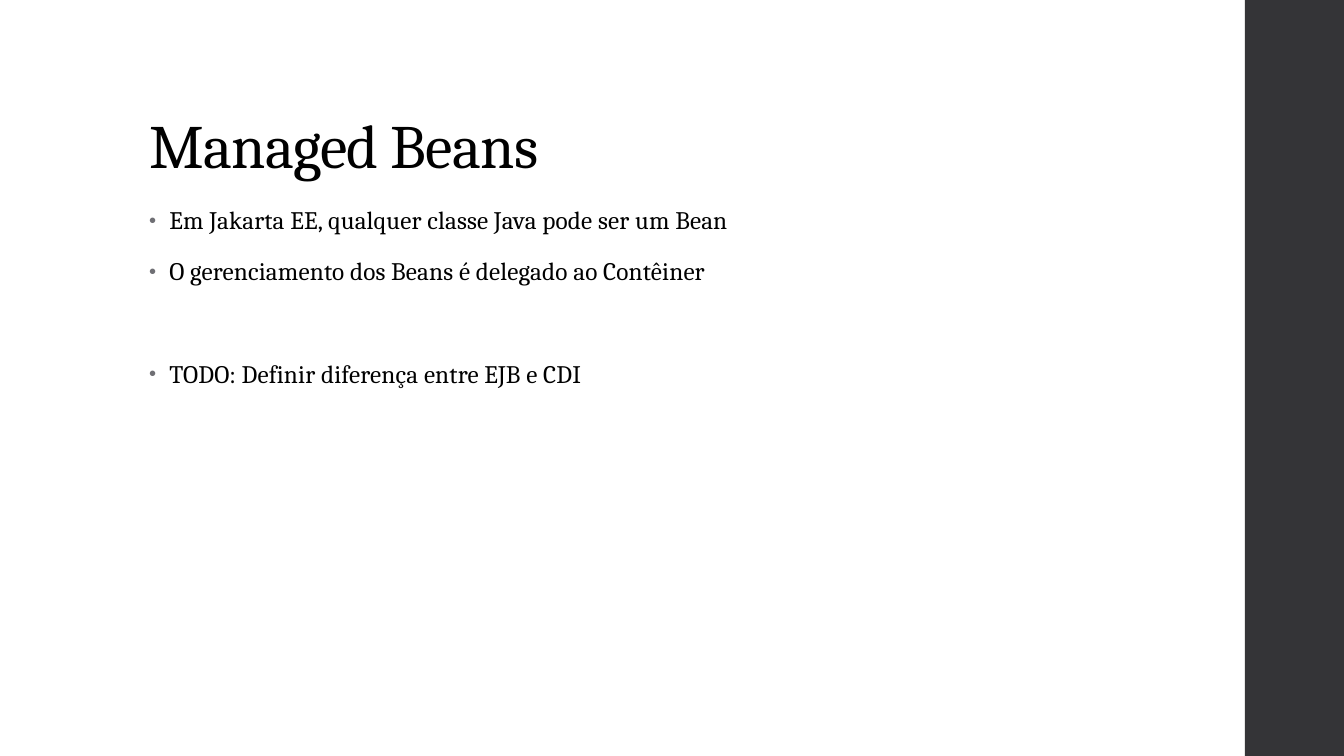
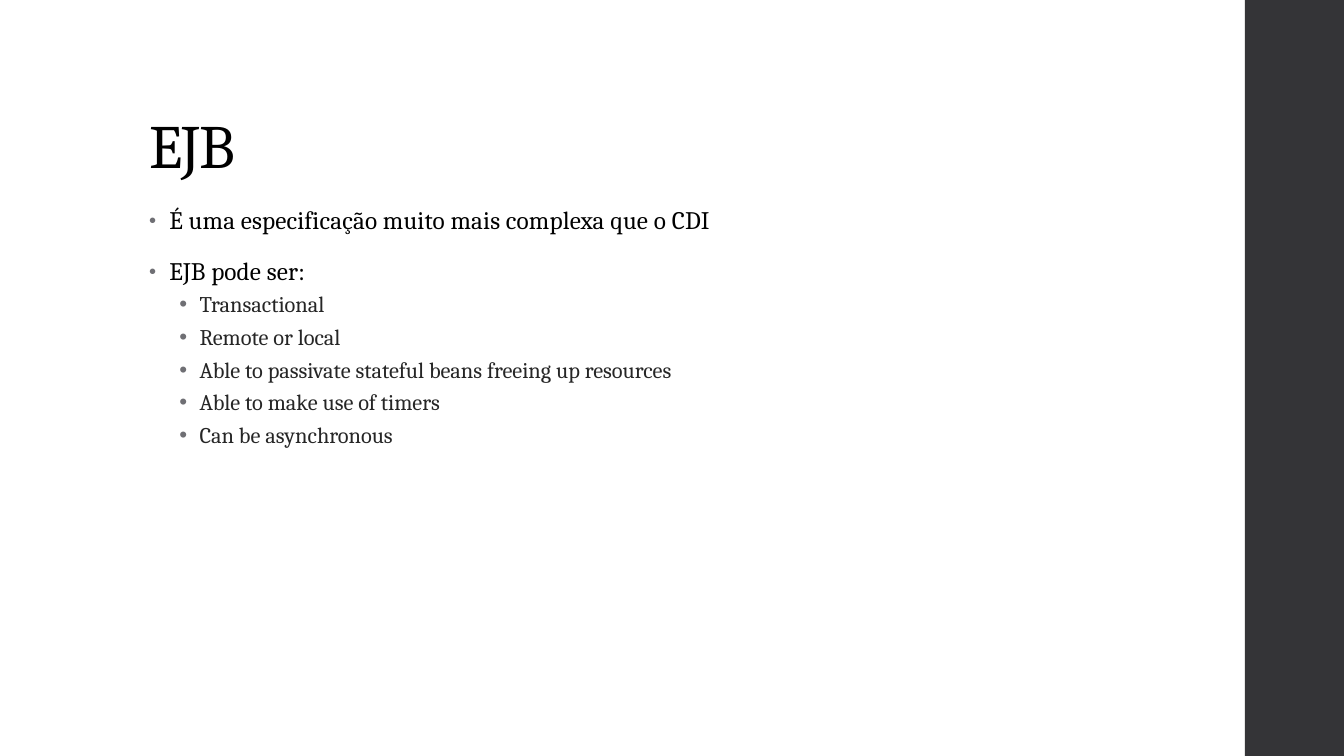
Before and after one commit to vepo/cdi-tutorial, a slide deck: slide 11 of resource/Java CDI.pptx. Drawn at 1344x756 pixels with LibreOffice and Linux fonts; fonts in the diff are those of the drawing. Boxes give left, top, right and bottom in pixels: in the first picture for what was removed or moved away, otherwise in the second. Text is boxed around its words. In the diff, an @@ line names an element or a change of style, - is before the commit and + after.

```diff
--- a/resource/Java CDI.pptx
+++ b/resource/Java CDI.pptx
@@ title at bbox=[149, 127, 235, 180]: text changed @@
-Managed Beans
+EJB
@@ text at bbox=[169, 207, 710, 448]: text changed; size 18 to 16 pt; text colour #000000 to #262626 @@
-• Em Jakarta EE, qualquer classe Java pode ser um Bean
-• O gerenciamento dos Beans é delegado ao Contêiner
-• TODO: Definir diferença entre EJB e CDI
+• É uma especificação muito mais complexa que o CDI
+• EJB pode ser:
+  • Transactional
+  • Remote or local
+  • Able to passivate stateful beans freeing up resources
+  • Able to make use of timers
+  • Can be asynchronous
```
Also in this commit, not shown: 5 other slides changed, 1 slide added, 31 other files.
